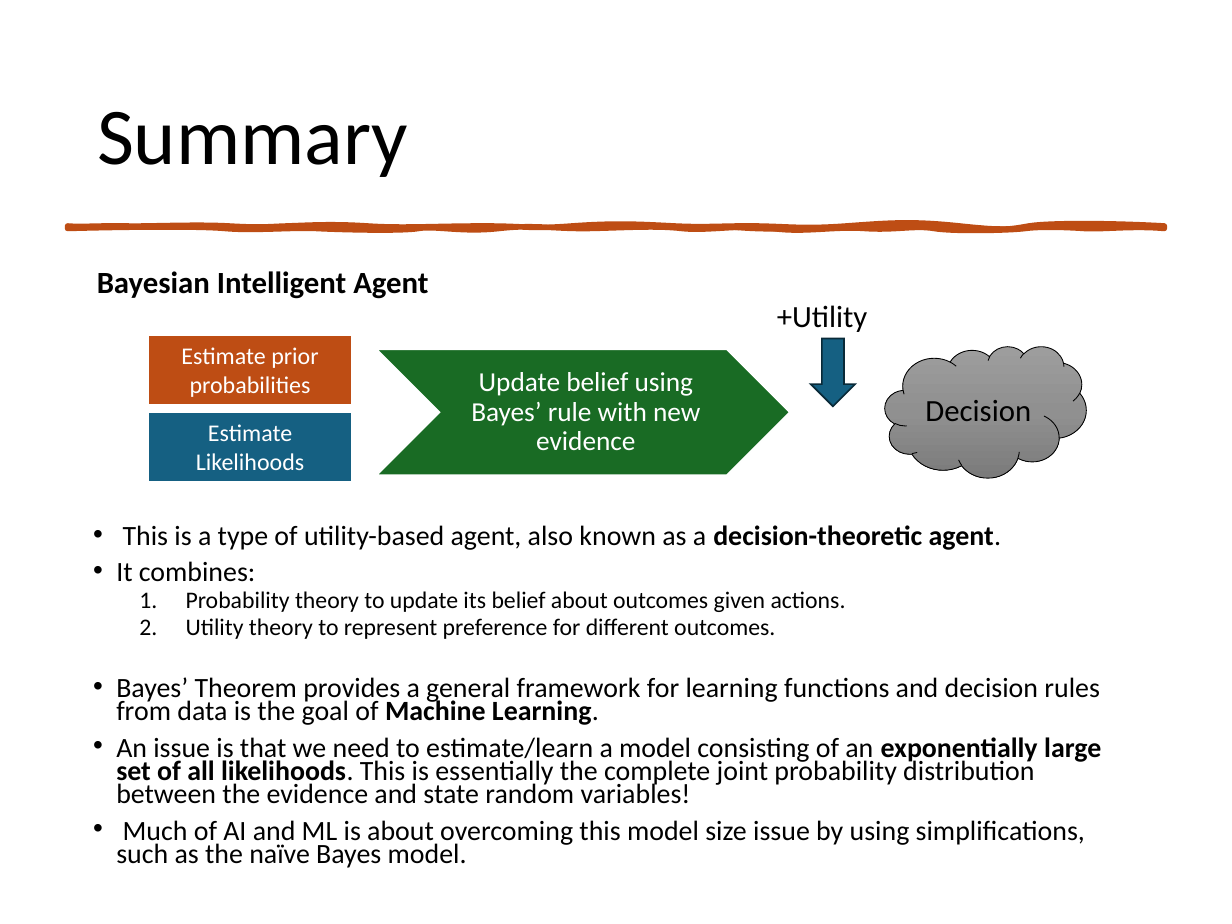
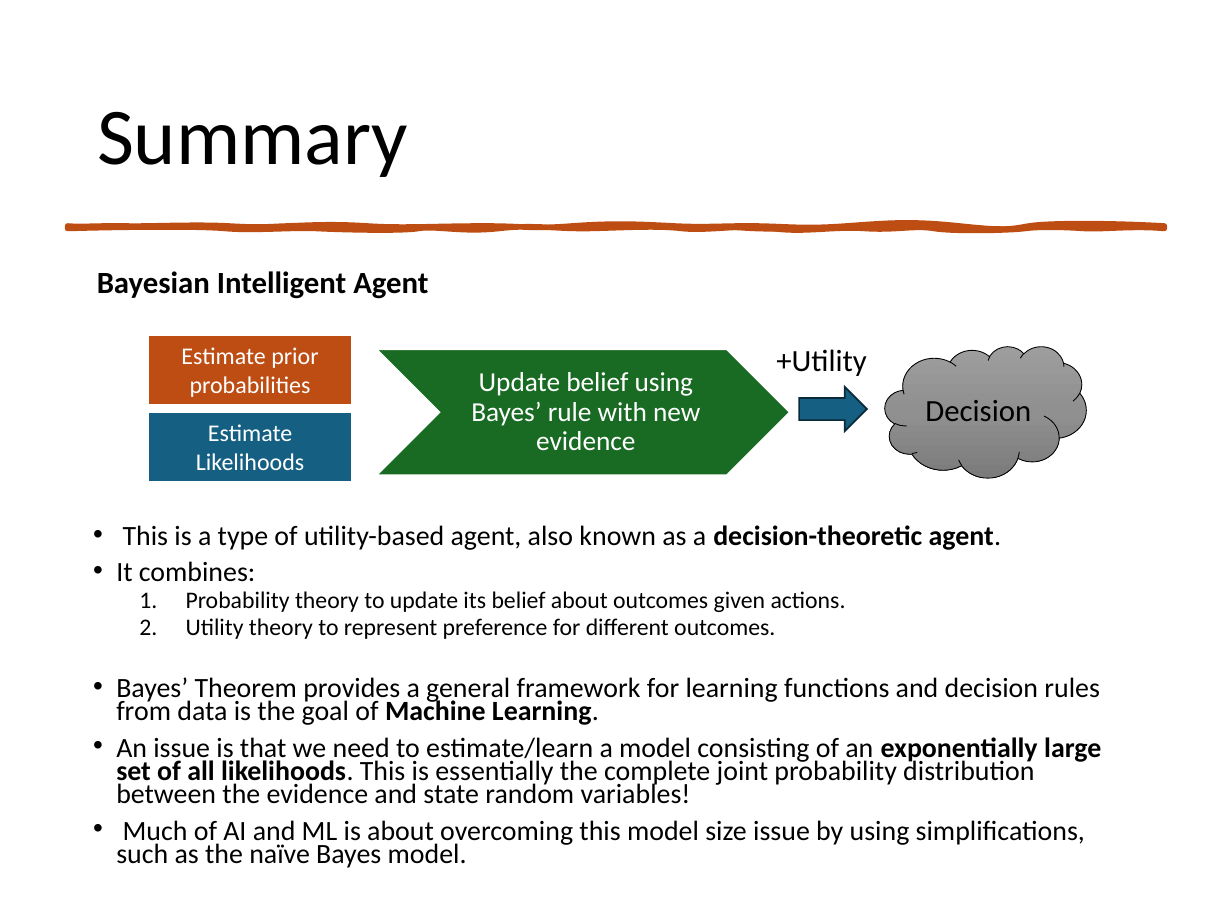
Before and after one commit to mhahsler/CS7320-AI, a slide deck: slide 36 of slides/12_uncertainty.pptx. Drawn at 1232x924 pixels with LibreOffice and Linux fonts; fonts in the diff are those of the drawing. Boxes give left, top, right and bottom in pixels: in the first picture for what was removed or moved away, otherwise in the second. Text is boxed around its words. In the diff, an @@ line names an element or a change of style, - is before the commit and + after.

```diff
--- a/slides/12_uncertainty.pptx
+++ b/slides/12_uncertainty.pptx
@@ text "+Utility": place and size @@
-text "+Utility" at box(777, 305, 868, 332)
+text "+Utility" at box(776, 349, 867, 376)
@@ down arrow at box(799, 387, 867, 432): rotation 0 to 270 degrees @@
```
Also in this commit, not shown: 6 other slides changed, 1 other file.
